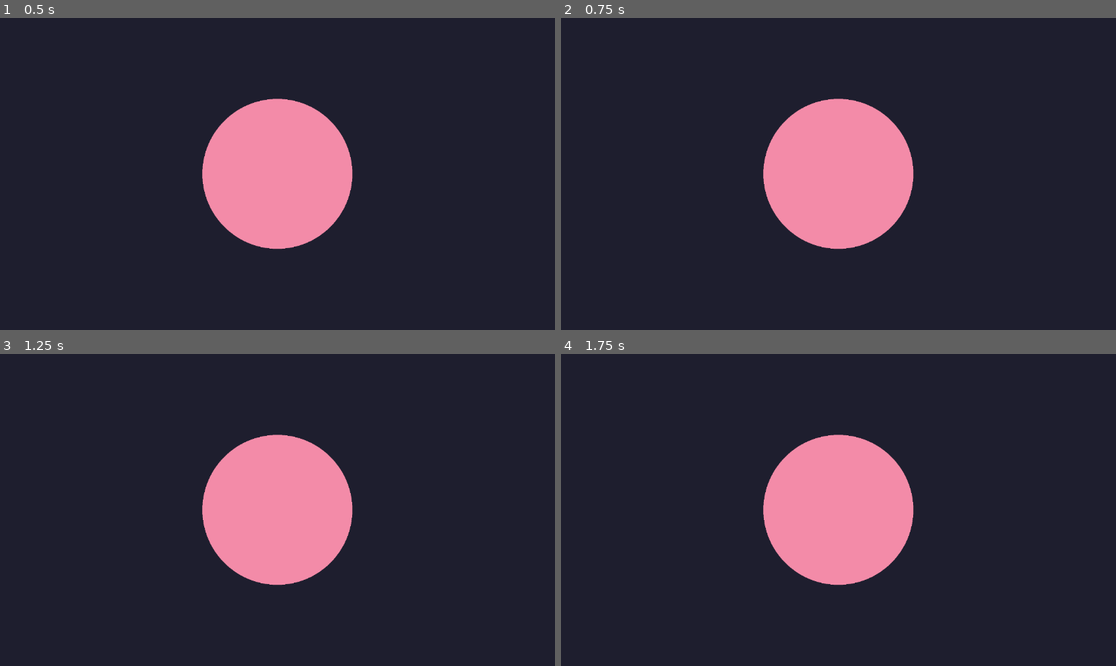
Above: before the commit, frames 1-4 (two rows, left to right).
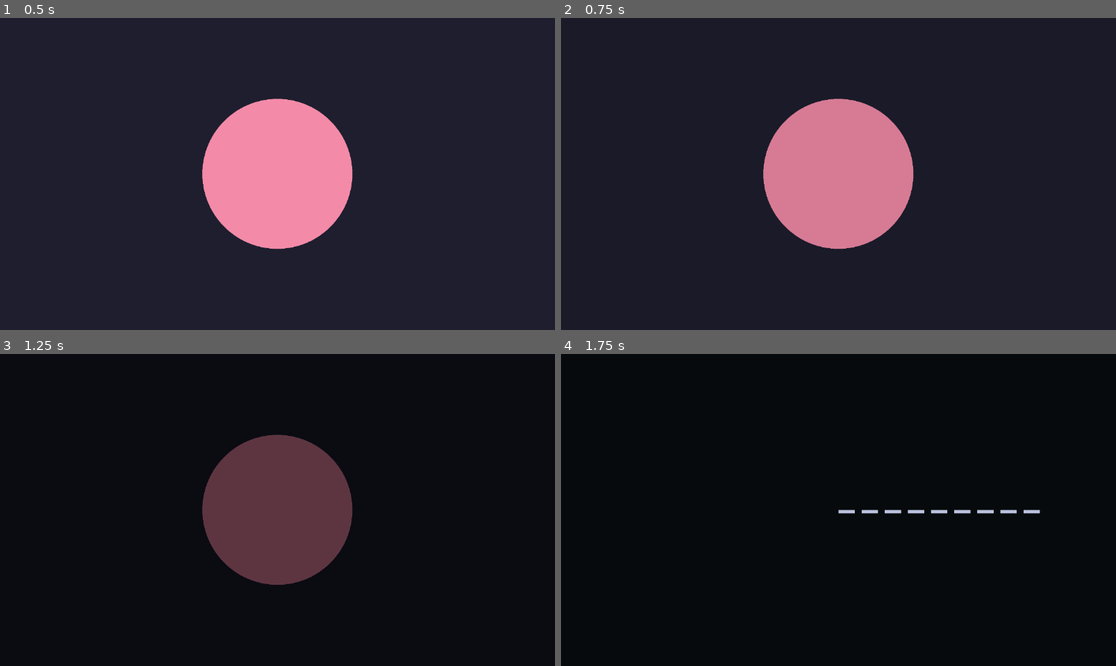
Above: after the commit, the same moments.

Repository: fakenyaliupmh/proyecto-integrador-ii
Game: Godot game, scene res://src/home_screen.tscn
Same seed, same stepped clock (60 frames per second), same inputs: the game is played once before the commit and once after it.
Inputs (mouse positions are in pixels of both pictures, inside the frame that each line leads up to):
- Up to frame 1 (0.5 s): no input
- Up to frame 2 (0.75 s): tap Enter at 0.5 s; click (838, 174) at 0.6 s
- Up to frame 3 (1.25 s): no input
- Up to frame 4 (1.75 s): move the mouse to (727, 525) at 1.27 s; click (727, 525) at 1.35 s

Frame 1 is identical in both runs. In frame 2, 10% of the frame differs, in the area x 36-64%, y 26-74%; in frame 3, 100%, in the area x 0-100%, y 0-100%; in frame 4, 100%.

Commit message:
feat: add word pool function

Diff:
--- /dev/null
+++ b/Underscore.gd
@@ -0,0 +1,11 @@
+extends Node2D
+
+
+# Called when the node enters the scene tree for the first time.
+func _ready() -> void:
+	pass # Replace with function body.
+
+
+# Called every frame. 'delta' is the elapsed time since the previous frame.
+func _process(delta: float) -> void:
+	pass
--- a/src/home_screen.gd
+++ b/src/home_screen.gd
@@ -1,15 +1,79 @@
 extends Node2D
+
+const underscore = preload("res://src/underscore.tscn")
 
 # Called when the node enters the scene tree for the first time.
 func _ready() -> void:
-	pass # Replace with function body.
+	pass
 
+#Diccionario de palabras
+var words = {
+	"word_1" : "Casa",
+	"word_2" : "Perro",
+	"word_3" : "Sol",
+	"word_4" : "Luna",
+	"word_5" : "Estrella",
+	"word_6" : "Nube",
+	"word_7" : "Arbol",
+	"word_8" : "Flor",
+	"word_9" : "Casa",
+	"word_10" : "Gato",
+	"word_11" : "Pez",
+	"word_12" : "Pajaro",
+	"word_13" : "Mariposa",
+	"word_14" : "Conejo",
+	"word_15" : "Manzana",
+	"word_16" : "Platano",
+	"word_17" : "Helado",
+	"word_18" : "Pastel",
+	"word_19" : "Pelota",
+	"word_20" : "Cometa",
+	"word_21" : "Coche",
+	"word_22" : "Bicicleta",
+	"word_23" : "Barco",
+	"word_24" : "Avion",
+	"word_25" : "Corazon",
+	"word_26" : "Corona",
+	"word_27" : "Robot",
+	"word_28" : "Dinosaurio",
+	"word_29" : "Castillo",
+	"word_30" : "Globo"
+}
+
+#Función prara seleccionar la palabra
+func select_random_word() -> String:
+	var claves = words.keys()
+	var clave_random = claves[randi()% claves.size()]
+	print(words[clave_random])
+	return words[clave_random]
 
 # Called every frame. 'delta' is the elapsed time since the previous frame.
 func _process(delta: float) -> void:
 	pass
 
-
 func _on_area_2d_input_event(viewport: Node, event: InputEvent, shape_idx: int) -> void:
 	if Input.is_action_just_pressed("click"):
-		print("It works")
+		$esceneAnimations.play("start_play")
+
+func _on_escene_animations_animation_finished(anim_name: StringName) -> void:
+	$Camera2D.position.x = 2880
+	$coAnimations.play("end_animation")
+	var my_word = select_random_word()
+	generate_words_pool(my_word)
+	gen_text_underscore(my_word)
+
+func generate_words_pool(word: String) -> Array:
+	var my_word_pool = []
+	for l in word:
+		my_word_pool.append(l)
+	return my_word_pool
+
+func gen_text_underscore(word: String) -> void:
+	var start_x := 2880
+	var y := 540
+	var spacing := 80
+
+	for i in word.length():
+		var my_asset = underscore.instantiate()
+		my_asset.position = Vector2(start_x + i * spacing, y)
+		add_child(my_asset)
--- a/src/home_screen.tscn
+++ b/src/home_screen.tscn
@@ -7,6 +7,107 @@
 
 [sub_resource type="CircleShape2D" id="CircleShape2D_w43ym"]
 radius = 272.4133
+
+[sub_resource type="Animation" id="Animation_w43ym"]
+length = 0.001
+tracks/0/type = "value"
+tracks/0/imported = false
+tracks/0/enabled = true
+tracks/0/path = NodePath("../meltDown2:modulate")
+tracks/0/interp = 1
+tracks/0/loop_wrap = true
+tracks/0/keys = {
+"times": PackedFloat32Array(0),
+"transitions": PackedFloat32Array(1),
+"update": 0,
+"values": [Color(0.011764706, 0.011764706, 0.011764706, 1)]
+}
+
+[sub_resource type="Animation" id="Animation_ma67i"]
+resource_name = "end_animation"
+length = 2.0
+tracks/0/type = "value"
+tracks/0/imported = false
+tracks/0/enabled = true
+tracks/0/path = NodePath("../meltDown2:modulate")
+tracks/0/interp = 1
+tracks/0/loop_wrap = true
+tracks/0/keys = {
+"times": PackedFloat32Array(0, 2),
+"transitions": PackedFloat32Array(1, 1),
+"update": 0,
+"values": [Color(0.011764706, 0.011764706, 0.011764706, 1), Color(0.011764706, 0.011764706, 0.011764706, 0)]
+}
+
+[sub_resource type="AnimationLibrary" id="AnimationLibrary_cbsbc"]
+_data = {
+&"RESET": SubResource("Animation_w43ym"),
+&"end_animation": SubResource("Animation_ma67i")
+}
+
+[sub_resource type="Animation" id="Animation_w8yt5"]
+length = 0.001
+tracks/0/type = "value"
+tracks/0/imported = false
+tracks/0/enabled = true
+tracks/0/path = NodePath("meltDown:modulate")
+tracks/0/interp = 1
+tracks/0/loop_wrap = true
+tracks/0/keys = {
+"times": PackedFloat32Array(0),
+"transitions": PackedFloat32Array(1),
+"update": 0,
+"values": [Color(0.011764706, 0.011764706, 0.011764706, 0)]
+}
+tracks/1/type = "value"
+tracks/1/imported = false
+tracks/1/enabled = true
+tracks/1/path = NodePath("meltDown2:modulate")
+tracks/1/interp = 1
+tracks/1/loop_wrap = true
+tracks/1/keys = {
+"times": PackedFloat32Array(0),
+"transitions": PackedFloat32Array(1),
+"update": 0,
+"values": [Color(0.011764706, 0.011764706, 0.011764706, 1)]
+}
+
+[sub_resource type="Animation" id="Animation_hdyla"]
+resource_name = "end_animation"
+tracks/0/type = "value"
+tracks/0/imported = false
+tracks/0/enabled = true
+tracks/0/path = NodePath("meltDown2:modulate")
+tracks/0/interp = 1
+tracks/0/loop_wrap = true
+tracks/0/keys = {
+"times": PackedFloat32Array(0, 1),
+"transitions": PackedFloat32Array(1, 1),
+"update": 0,
+"values": [Color(0.011764706, 0.011764706, 0.011764706, 1), Color(0.011764706, 0.011764706, 0.011764706, 0)]
+}
+
+[sub_resource type="Animation" id="Animation_44cor"]
+resource_name = "start_play"
+tracks/0/type = "value"
+tracks/0/imported = false
+tracks/0/enabled = true
+tracks/0/path = NodePath("meltDown:modulate")
+tracks/0/interp = 1
+tracks/0/loop_wrap = true
+tracks/0/keys = {
+"times": PackedFloat32Array(0, 1),
+"transitions": PackedFloat32Array(1, 1),
+"update": 0,
+"values": [Color(0.011764706, 0.011764706, 0.011764706, 0), Color(0.011764706, 0.011764706, 0.011764706, 1)]
+}
+
+[sub_resource type="AnimationLibrary" id="AnimationLibrary_w43ym"]
+_data = {
+&"RESET": SubResource("Animation_w8yt5"),
+&"end_animation": SubResource("Animation_hdyla"),
+&"start_play": SubResource("Animation_44cor")
+}
 
 [node name="Node2D" type="Node2D" unique_id=1862836571]
 script = ExtResource("1_67g1r")
@@ -36,4 +137,22 @@
 limit_top = 0
 limit_bottom = 1080
 
+[node name="meltDown" type="Sprite2D" parent="." unique_id=179219610]
+modulate = Color(0.011764706, 0.011764706, 0.011764706, 0)
+position = Vector2(960, 540)
+texture = ExtResource("2_w8yt5")
+
+[node name="meltDown2" type="Sprite2D" parent="." unique_id=1491338729]
+modulate = Color(0.011764706, 0.011764706, 0.011764706, 1)
+position = Vector2(2880, 540)
+texture = ExtResource("2_w8yt5")
+
+[node name="coAnimations" type="AnimationPlayer" parent="." unique_id=119022919]
+root_node = NodePath("../esceneAnimations")
+libraries/ = SubResource("AnimationLibrary_cbsbc")
+
+[node name="esceneAnimations" type="AnimationPlayer" parent="." unique_id=303681550]
+libraries/ = SubResource("AnimationLibrary_w43ym")
+
 [connection signal="input_event" from="Area2D" to="." method="_on_area_2d_input_event"]
+[connection signal="animation_finished" from="esceneAnimations" to="." method="_on_escene_animations_animation_finished"]
--- /dev/null
+++ b/src/underscore.tscn
@@ -0,0 +1,10 @@
+[gd_scene format=3 uid="uid://b2lfh2vt6ljob"]
+
+[ext_resource type="Texture2D" uid="uid://dbcdeffmawf2" path="res://wireframes/text_underscore.png" id="1_hdvxs"]
+
+[node name="Node2D" type="Node2D" unique_id=848420546]
+
+[node name="TextUnderscore" type="Sprite2D" parent="." unique_id=955714405]
+position = Vector2(28.000002, 5.75)
+scale = Vector2(1.4000001, 0.7)
+texture = ExtResource("1_hdvxs")
--- /dev/null
+++ b/underscore.tscn
@@ -0,0 +1,7 @@
+[gd_scene format=3 uid="uid://bhsfha8mrnhsg"]
+
+[ext_resource type="PackedScene" uid="uid://b2lfh2vt6ljob" path="res://src/underscore.tscn" id="1_bhp5d"]
+[ext_resource type="Script" uid="uid://dlthng2ubht2o" path="res://Underscore.gd" id="2_ii7oe"]
+
+[node name="Node2D" unique_id=848420546 instance=ExtResource("1_bhp5d")]
+script = ExtResource("2_ii7oe")
Not shown, added: Underscore.gd.uid
